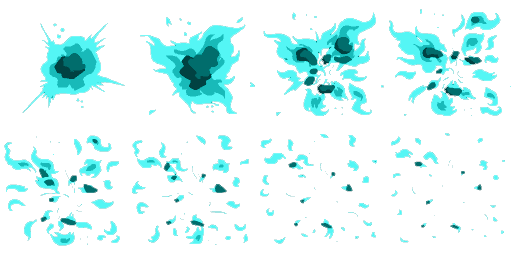
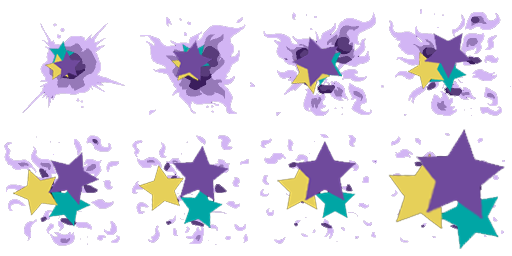
Layers edited between the first and the second 512×256 image:
renamed "Слой 9 копия" to "1 копия", painted on it over [left=4, top=9, right=511, bottom=249]
showed "Слой 9" over [left=4, top=9, right=511, bottom=246]
